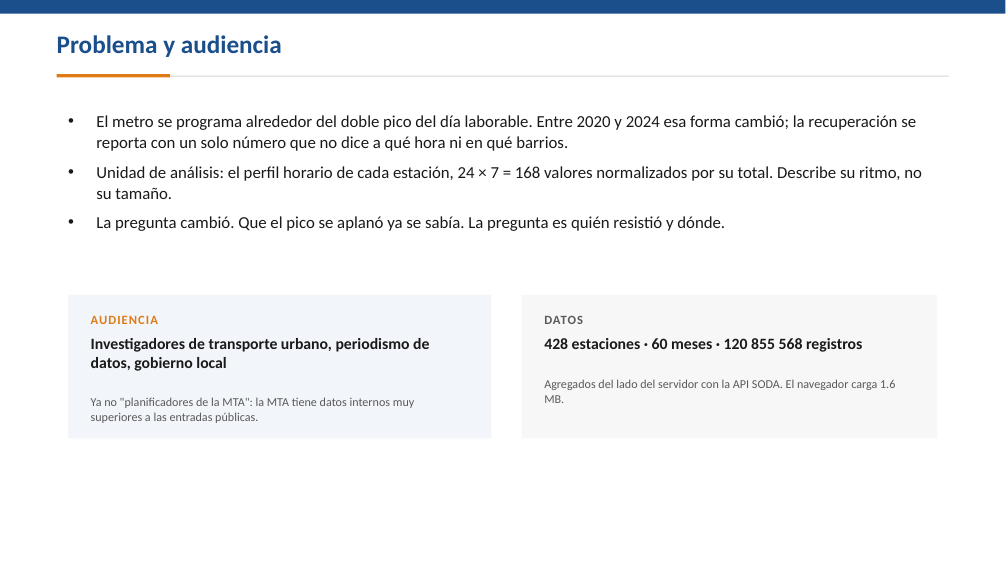
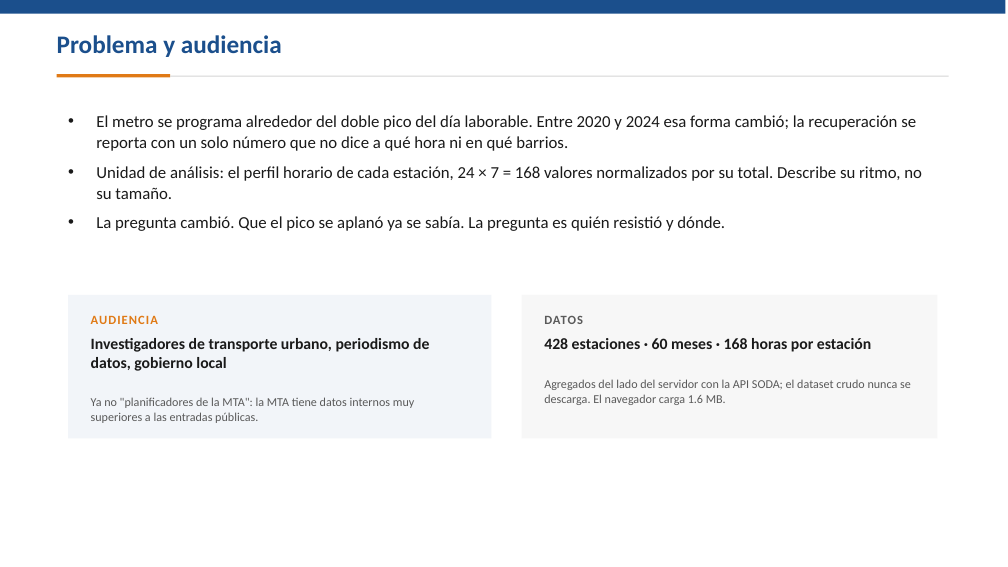
Before and after one commit to stewartmb/data-visualization-2026-2, a slide deck: slide 2 of deliveries/week10/PresentationWeek10.pptx. Drawn at 1008x567 pixels with LibreOffice and Linux fonts; fonts in the diff are those of the drawing. Boxes give left, top, right and bottom in pixels: in the first picture for what was removed or moved away, otherwise in the second. Text is boxed around its words. In the diff, an @@ line names an element or a change of style, - is before the commit and + after.

Commit message:
Drop the total record count from docs, app, deck and paper

```diff
--- a/deliveries/week10/PresentationWeek10.pptx
+++ b/deliveries/week10/PresentationWeek10.pptx
@@ text at <box>544,338,871,352</box>: text changed @@
-428 estaciones · 60 meses · 120 855 568 registros
+428 estaciones · 60 meses · 168 horas por estación
@@ text at <box>544,379,911,405</box>: text changed @@
-Agregados del lado del servidor con la API SODA. El navegador carga 1.6 MB.
+Agregados del lado del servidor con la API SODA; el dataset crudo nunca se descarga. El navegador carga 1.6 MB.
```
Also in this commit, not shown: 13 other files.
